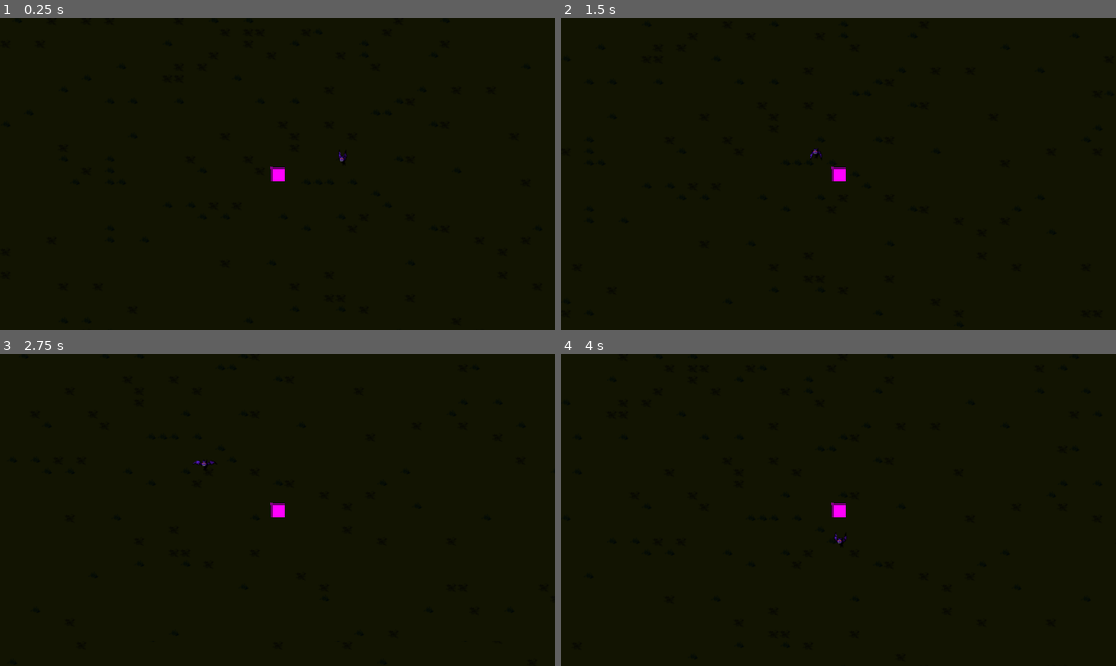
Above: before the commit, frames 1-4 (two rows, left to right).
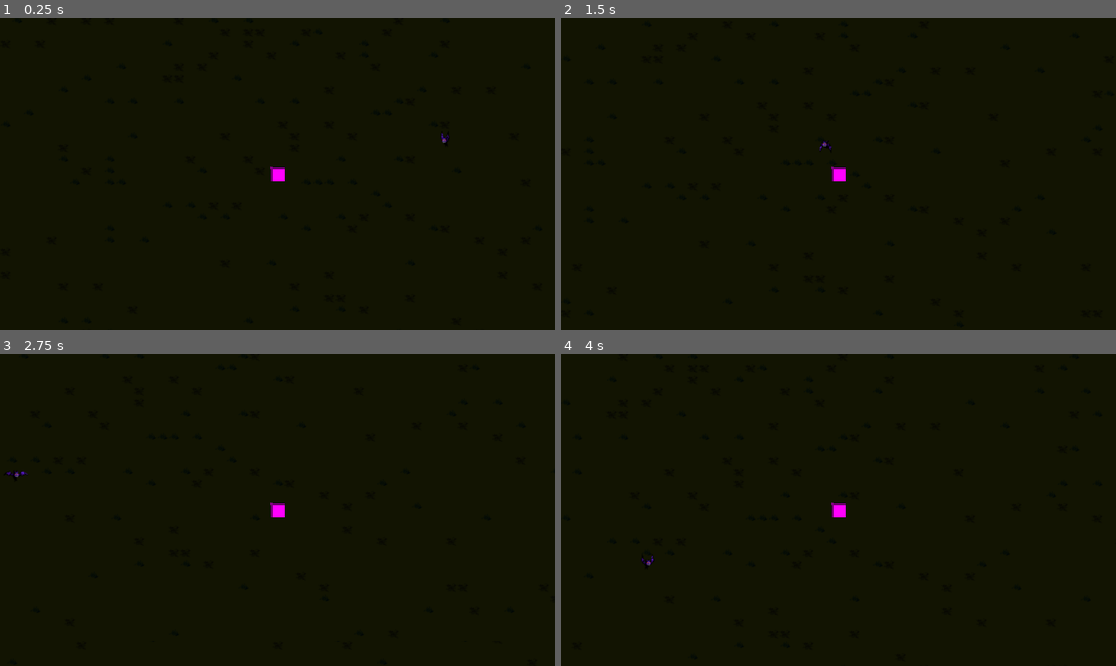
Above: after the commit, the same moments.

Repository: bluewind109/BossPattern
Game: Godot game, scene res://game/game.tscn
Two runs of this game, one before a commit and one after it. Both use one fixed random seed, a clock stepped at 60 frames per second and the inputs below.
Inputs:
- Up to frame 1 (0.25 s): no input
- Up to frame 2 (1.5 s): hold D (right) 0.53-1.28 s; hold S (down) from 1.28 s (still down)
- Up to frame 3 (2.75 s): release S (down) at 2.03 s; hold D (right) from 2.03 s (still down)
- Up to frame 4 (4 s): release D (right) at 2.78 s; hold W (up) 2.78-3.53 s; tap Enter at 3.5 s; hold A (left) from 3.53 s (still down)

The runs differ from the first frame. In frame 1, less than 0.1% of the frame differs, in the area x 61-81%, y 36-47%; in frame 2, less than 0.1%; in frame 3, less than 0.1%, in the area x 1-39%, y 34-40%; in frame 4, less than 0.1%.

Commit message:
Add charge state for enemy_Bat

Diff:
--- a/common/callable_state_machine/callable_state_machine.gd
+++ b/common/callable_state_machine/callable_state_machine.gd
@@ -32,6 +32,7 @@
 		push_warning("No state found with name: ", state_name)
 
 func _set_state(state_name: String):
+	print("_set_state: ", state_name)
 	if (current_state):
 		var leave_callable: Callable = state_dictionary[current_state].leave
 		if (not leave_callable.is_valid()):
--- a/enemy/enemy_Bat/enemy_Bat.gd
+++ b/enemy/enemy_Bat/enemy_Bat.gd
@@ -6,24 +6,36 @@
 var chase_texture: Texture2D = preload("res://enemy/sprites/Bat-Run.png")
 
 @export var anim_player: AnimationPlayer
-const anim_dict: Dictionary [String, String] = {
-	"idle": "fly_idle",
-	"chase": "fly_chase",
-}
+var anim_dict: Dictionary [String, Variant] = {}
 
 @export var component_velocity: ComponentVelocity
 @export var component_steer: ComponentSteer
+@export var component_look: ComponentLook
 
+var charge_position: Vector2
+var charge_direction: Vector2
 @export var CHARGE_RANGE: float = 150.0
+@export var CHARGE_DISTANCE: float = 350.0
+
+var current_anim: String = ""
 
 func _ready() -> void:
 	super._ready()
 	STATE = {
 		"Normal": "Normal",
+		"WindUp": "WindUp",
 		"Charge": "Charge",
 	}
 
+	init_anim_data()
+
 	state_machine.add_states(STATE.Normal, CallableState.new(
+		on_normal_state,
+		on_enter_normal_state,
+		on_leave_normal_state
+	))
+
+	state_machine.add_states(STATE.WindUp, CallableState.new(
 		on_normal_state,
 		on_enter_normal_state,
 		on_leave_normal_state
@@ -37,16 +49,41 @@
 
 	state_machine.set_initial_state(STATE.Normal)
 
+func init_anim_data():
+	anim_dict = {
+		"idle": {
+			"anim_id": "fly_idle",
+			"texture": idle_texture,
+			"hframes": 9
+		},
+		"chase": {
+			"anim_id": "fly_chase",
+			"texture": chase_texture,
+			"hframes": 8
+		},
+	}
+
 func _physics_process(_delta: float) -> void:
 	state_machine.update()
 
+func _play_anim(anim_name: String):
+	if (not anim_dict.has(anim_name)): return
+	if (current_anim == anim_name): return
+	print("_play_anim: ", anim_name)
+	var anim_data: Variant = anim_dict[anim_name]
+	sprite.texture = anim_data.texture
+	sprite.hframes = anim_data.hframes
+	sprite.region_rect.size = Vector2(64 * sprite.hframes, 64)
+	anim_player.play(anim_dict[anim_name].anim_id)
+	current_anim = anim_name
+
+
 func on_enter_normal_state():
-	sprite.texture = idle_texture
-	sprite.hframes = 9
-	sprite.region_rect.size = Vector2(64 * sprite.hframes, 64)
-	anim_player.play(anim_dict["idle"])
+	_play_anim("idle")
 
 func on_normal_state():
+	component_velocity.max_speed = 25.0
+
 	var target_pos: Vector2 = player_ref.global_position
 	var mass: float = 20.0
 	velocity = component_steer.steer(
@@ -58,23 +95,47 @@
 	)
 	component_velocity.direction = global_position.direction_to(player_ref.global_position)
 
+	component_look.look(target_pos)
 	move_and_slide()
 
 	# TODO if player in X range, change to chase state
-
-func movement_update(delta):
-	pass
+	if (is_in_charge_range()):
+		state_machine.change_state(STATE.Charge)
 
 func on_leave_normal_state():
 	pass
 
+func on_enter_wind_up_state():
+	_play_anim("idle")
+
+func on_wind_up_state():
+	pass
+
+func on_leave_wind_up_state():
+	pass
+
 func on_enter_charge_state():
-	sprite.texture = chase_texture
-	sprite.hframes = 8
-	anim_player.play(anim_dict["chase"])
+	_play_anim("chase")
+	charge()
 
 func on_charge_state():
-	pass
+	component_velocity.max_speed = 200.0
+	velocity = charge_direction * component_velocity.max_speed
+
+	if (is_charge_distance_reached()):
+		state_machine.change_state(STATE.Normal)
 
 func on_leave_charge_state():
 	pass
+
+func charge():
+	charge_position = global_position
+	charge_direction = global_position.direction_to(player_ref.global_position)
+
+func is_in_charge_range() -> bool:
+	var distance = player_ref.global_position.distance_to(global_position)
+	return distance <= CHARGE_RANGE
+
+func is_charge_distance_reached() -> bool:
+	var distance = charge_position.distance_to(global_position)
+	return distance >= CHARGE_DISTANCE
--- a/enemy/enemy_Bat/enemy_Bat.tscn
+++ b/enemy/enemy_Bat/enemy_Bat.tscn
@@ -4,7 +4,7 @@
 [ext_resource type="Script" uid="uid://cv6glw0h1k60u" path="res://enemy/enemy_Bat/enemy_Bat.gd" id="2_gk5d6"]
 [ext_resource type="PackedScene" uid="uid://co3yjo3qkw6an" path="res://common/component_Steering/component_Steering.tscn" id="3_dfyub"]
 [ext_resource type="Texture2D" uid="uid://lwxali42kc7u" path="res://enemy/sprites/Bat-IdleFly.png" id="3_e3oof"]
-[ext_resource type="Texture2D" uid="uid://dxwrv37me0yhg" path="res://enemy/sprites/Bat-Run.png" id="3_ovcyg"]
+[ext_resource type="PackedScene" uid="uid://c5srpg1xw2dur" path="res://common/component_Look/component_Look.tscn" id="4_e3oof"]
 
 [sub_resource type="CircleShape2D" id="CircleShape2D_dfyub"]
 
@@ -66,25 +66,28 @@
 &"fly_idle": SubResource("Animation_ovcyg")
 }
 
-[node name="enemy_Bat" node_paths=PackedStringArray("sprite", "anim_player", "component_velocity", "component_steer") instance=ExtResource("1_drigw")]
+[node name="enemy_Bat" node_paths=PackedStringArray("sprite", "anim_player", "component_velocity", "component_steer", "component_look") instance=ExtResource("1_drigw")]
 script = ExtResource("2_gk5d6")
 sprite = NodePath("Sprite2D")
-idle_texture = ExtResource("3_e3oof")
-chase_texture = ExtResource("3_ovcyg")
 anim_player = NodePath("Sprite2D/AnimationPlayer")
 component_velocity = NodePath("component_Velocity")
 component_steer = NodePath("component_Steering")
+component_look = NodePath("component_Look")
 CHARGE_RANGE = 150.0
+CHARGE_DISTANCE = 350.0
 
 [node name="component_Velocity" parent="." index="4"]
 max_speed = 25.0
 
 [node name="component_Steering" parent="." index="5" instance=ExtResource("3_dfyub")]
 
-[node name="CollisionShape2D" parent="." index="6"]
+[node name="component_Look" parent="." index="6" node_paths=PackedStringArray("origin_sprite") instance=ExtResource("4_e3oof")]
+origin_sprite = NodePath("../Sprite2D")
+
+[node name="CollisionShape2D" parent="." index="7"]
 shape = SubResource("CircleShape2D_dfyub")
 
-[node name="Sprite2D" type="Sprite2D" parent="." index="7"]
+[node name="Sprite2D" type="Sprite2D" parent="." index="8"]
 texture = ExtResource("3_e3oof")
 hframes = 9
 region_enabled = true
--- a/game/game.tscn
+++ b/game/game.tscn
@@ -14,4 +14,4 @@
 position = Vector2(641, 362)
 
 [node name="enemy_Bat" parent="." instance=ExtResource("4_4fuuu")]
-position = Vector2(742, 331)
+position = Vector2(884, 306)
